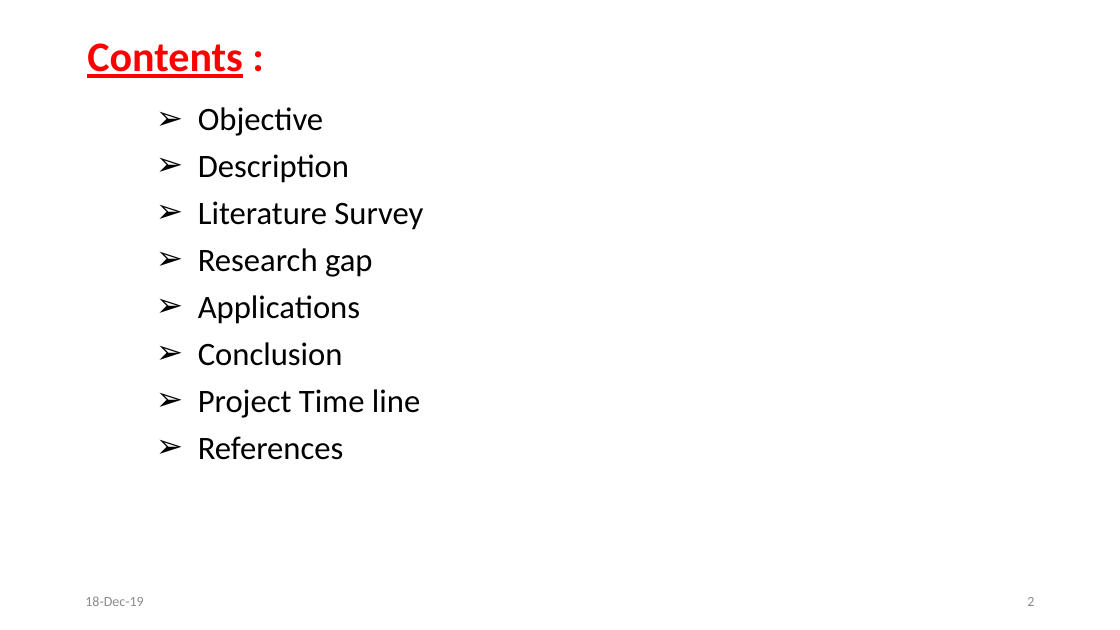
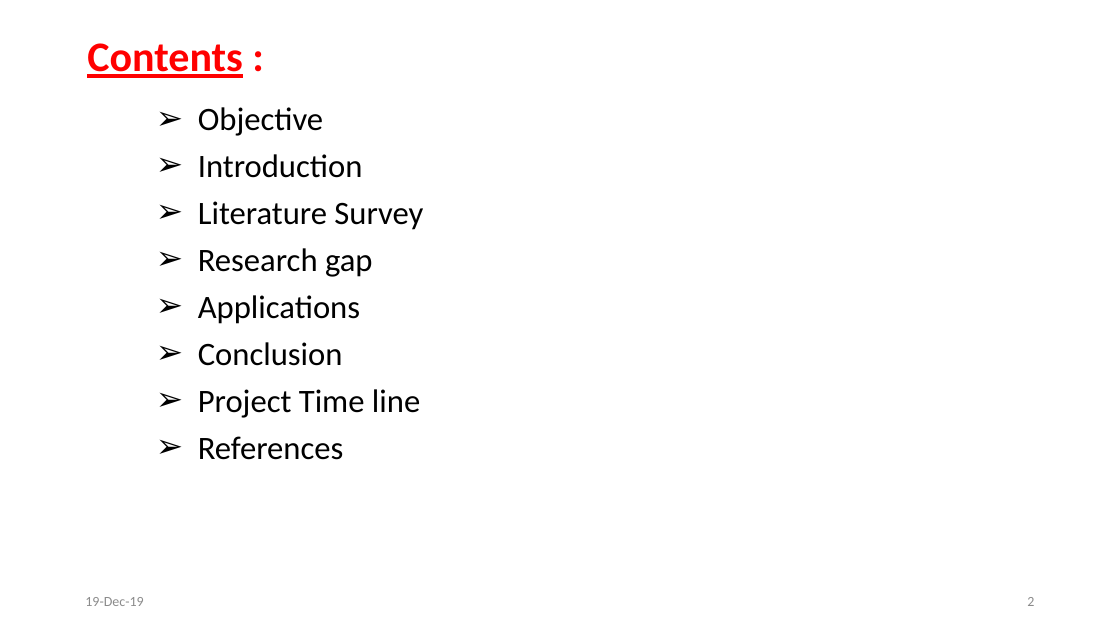
Before and after one commit to svec-final-year-project-eee/Project, a slide deck: slide 2 of First Review/First Oral Presentation.pptx. Drawn at 1120x630 pixels with LibreOffice and Linux fonts; fonts in the diff are those of the drawing. Boxes give left, top, right and bottom in pixels: in the first picture for what was removed or moved away, otherwise in the second. Text is boxed around its words. In the diff, an @@ line names an element or a change of style, - is before the commit and + after.

```diff
--- a/First Review/First Oral Presentation.pptx
+++ b/First Review/First Oral Presentation.pptx
@@ subtitle at (198, 154, 363, 178): text changed @@
-➢ Description
+➢ Introduction
@@ text at (85, 597, 143, 606): text changed @@
-18-Dec-19
+19-Dec-19
```
Also in this commit, not shown: 9 other slides changed, 2 slides added, 1 other file.
